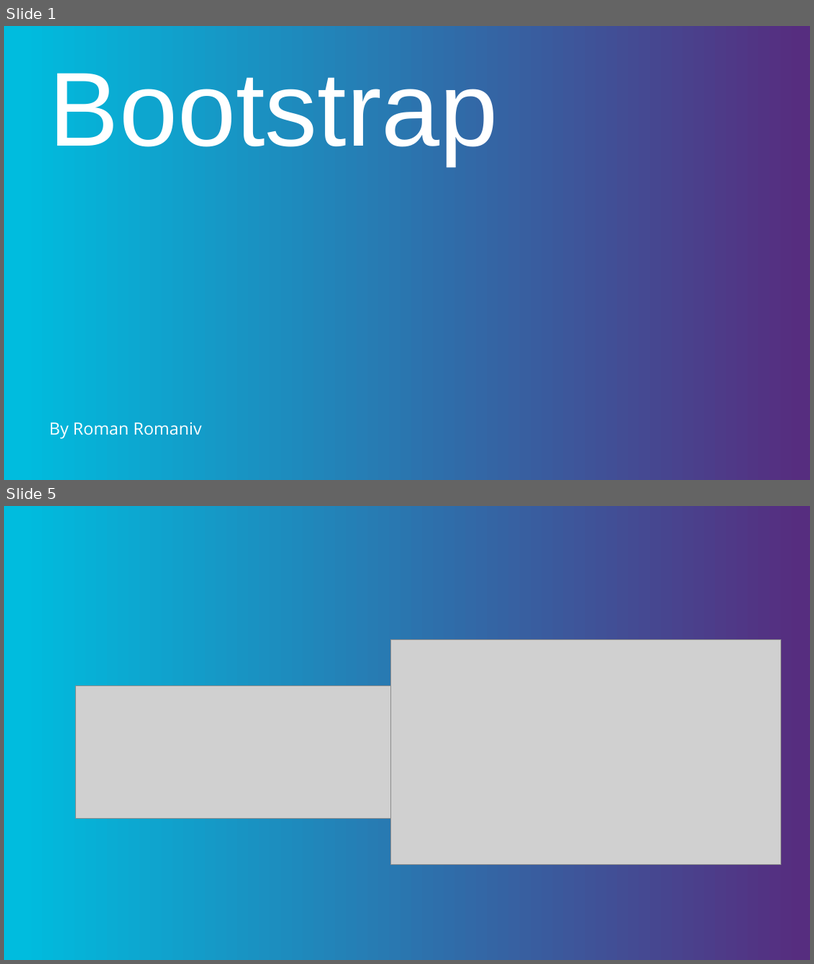
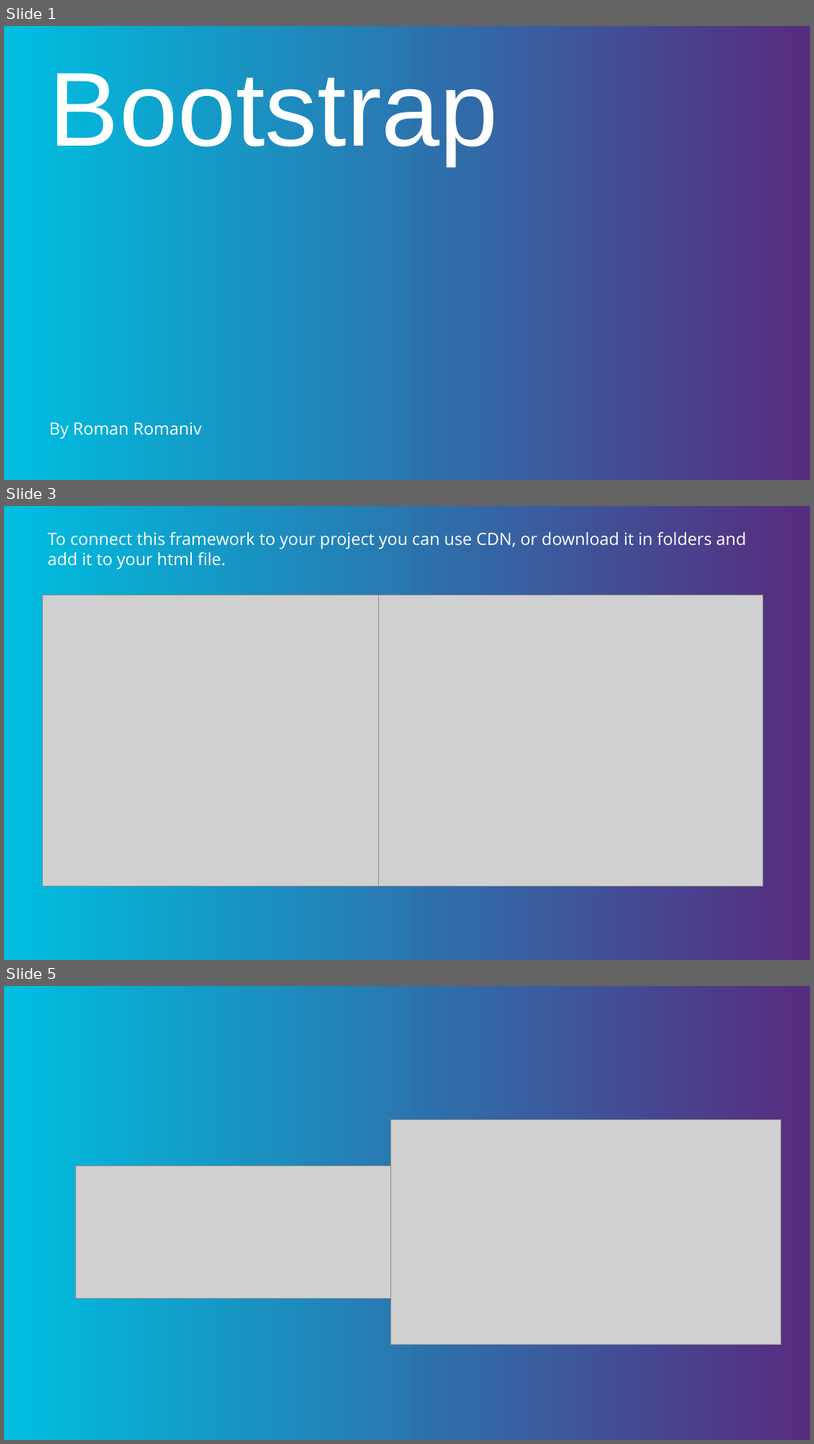
Before and after one commit to moran711/presentations, a slide deck: bootstrap/bootstrap.pptx. Shown one above the other, each under a label of ours: slides 1 and 5 before the commit, slides 1, 3 and 5 after it; the slides between them are not shown. The pictures are 814x964 and 814x1444 pixels, drawn with LibreOffice and Linux fonts; fonts in the diff are those of the drawing; grey boxes stand for pictures; background and template pictures are left out. Boxes give left, top, right and bottom in pixels: in the first picture for what was removed or moved away, otherwise in the second. Text is boxed around its words. In the diff, an @@ line names an element or a change of style, - is before the commit and + after.

```diff
--- a/bootstrap/bootstrap.pptx
+++ b/bootstrap/bootstrap.pptx
@@ slide 3 added at <box>4,506,810,960</box>, background gradient #562D7F to #00BCDE @@
@@ text added at <box>48,532,747,569</box>, 20 pt, text #FFFFFF @@
+To connect this framework to your project you can use CDN, or download it in folders and add it to your html file.
@@ picture added at <box>43,595,379,886</box> @@
@@ picture added at <box>379,595,764,886</box> @@
```
Also in this commit, not shown: 4 slides changed, 4 other slides added, 5 slides removed, 1 other file.
